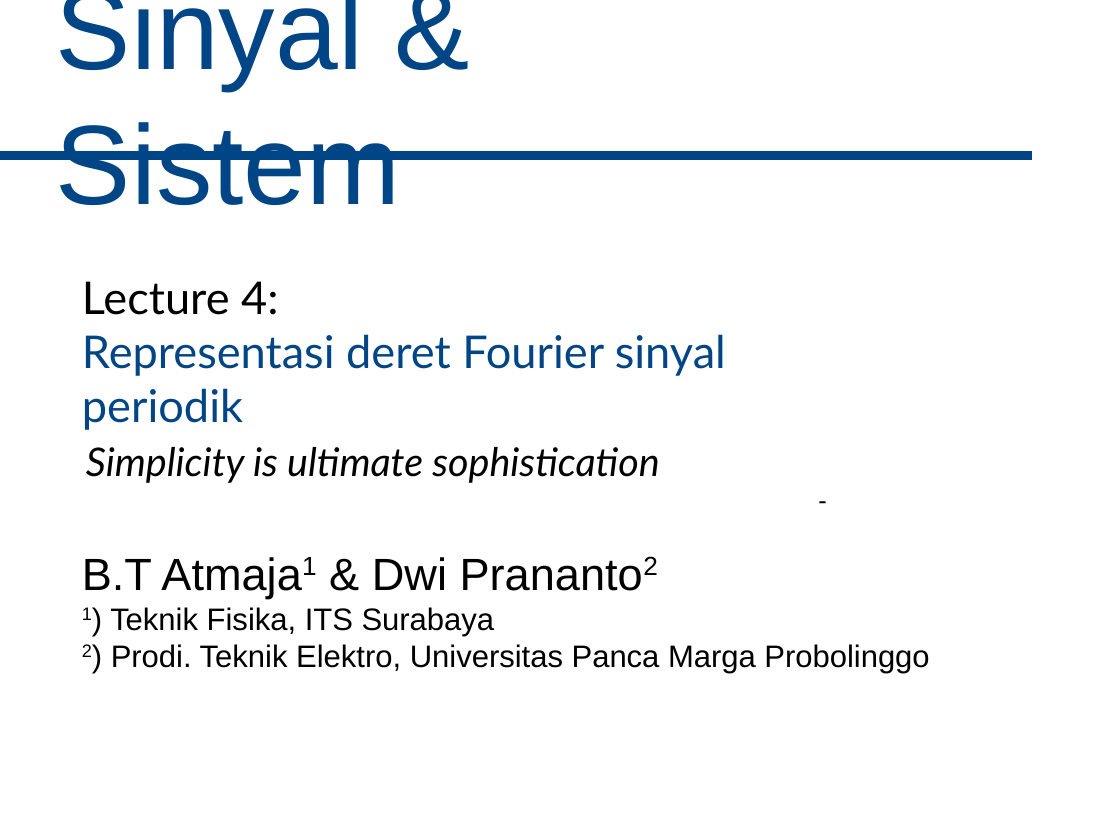
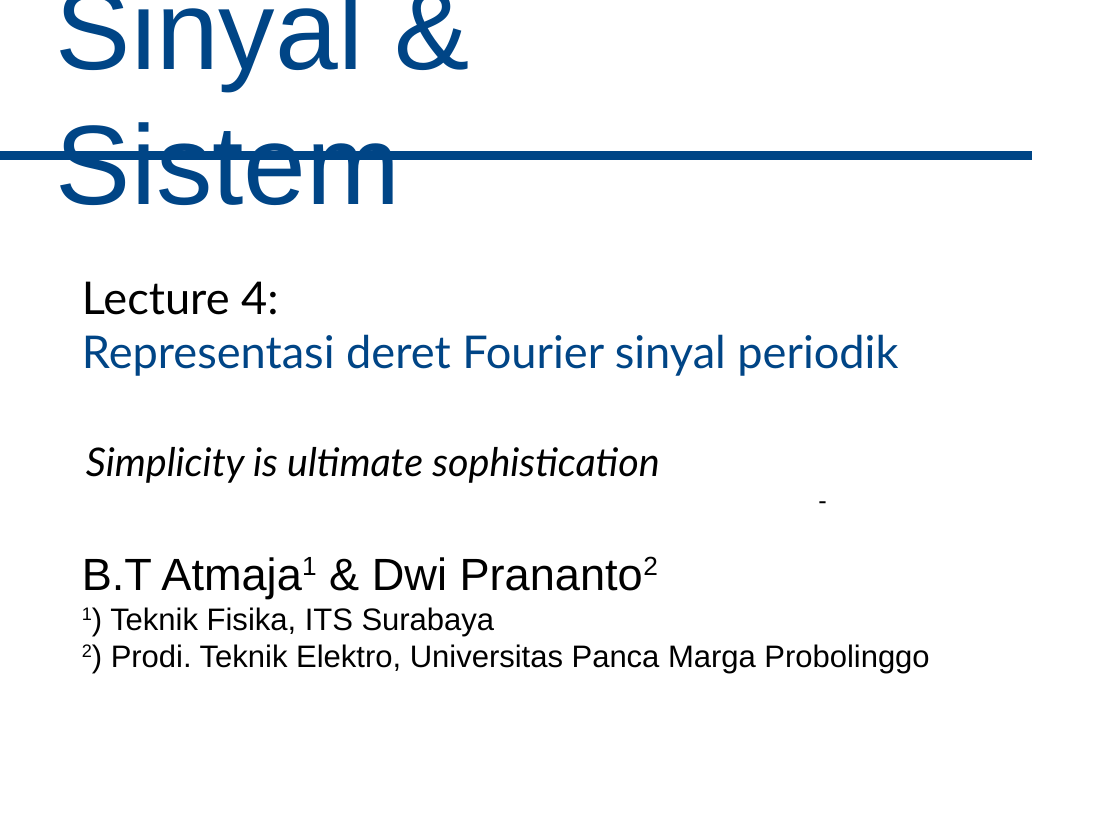
Before and after one commit to bagustris/sinyalsistem, a slide deck: slide 1 of slides/Lect4_SinyalSistem.odp. Drawn at 1120x840 pixels with LibreOffice and Linux fonts; fonts in the diff are those of the drawing. Boxes give left, top, right and bottom in pixels: in the first picture for what was removed or moved away, otherwise in the second. Text is boxed around its words. In the diff, an @@ line names an element or a change of style, - is before the commit and + after.

```diff
--- a/slides/Lect4_SinyalSistem.odp
+++ b/slides/Lect4_SinyalSistem.odp
@@ text "Lecture 4:" rewrapped from (x1=82, y1=281, x2=726, y2=430) to (x1=82, y1=281, x2=898, y2=376) @@
```
Also in this commit, not shown: 20 other slides changed, 1 slide added.
